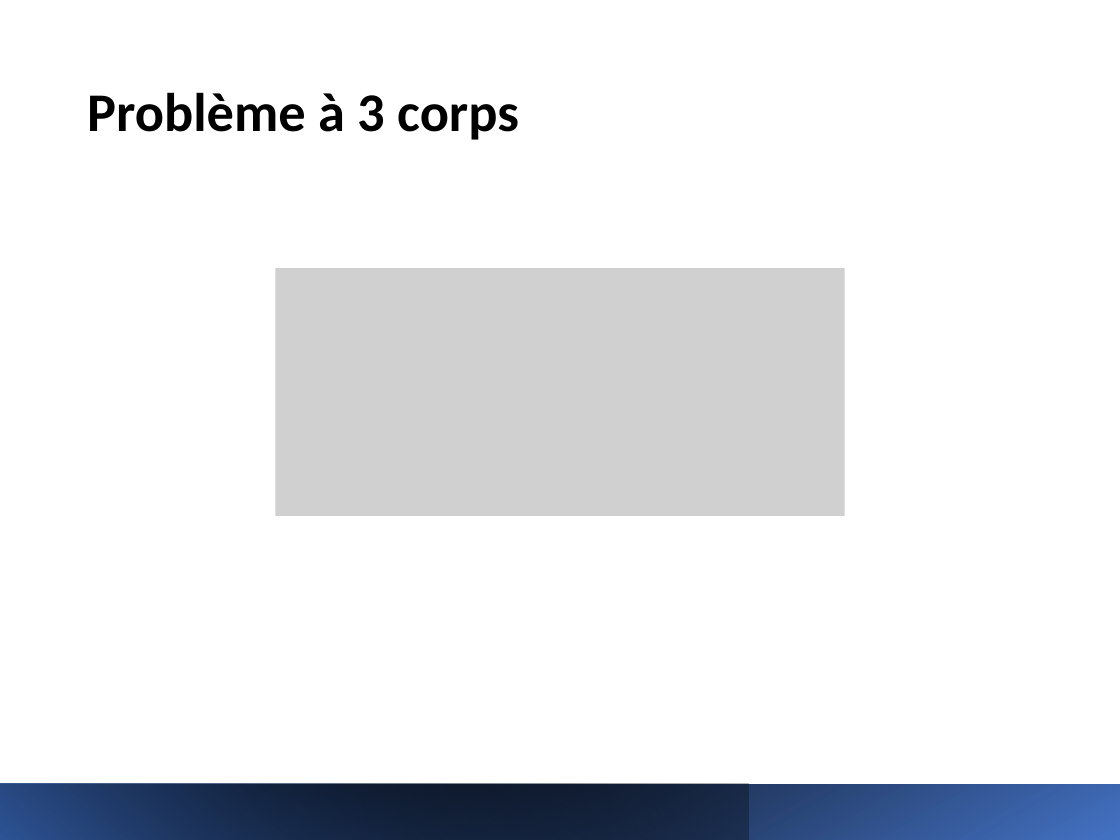
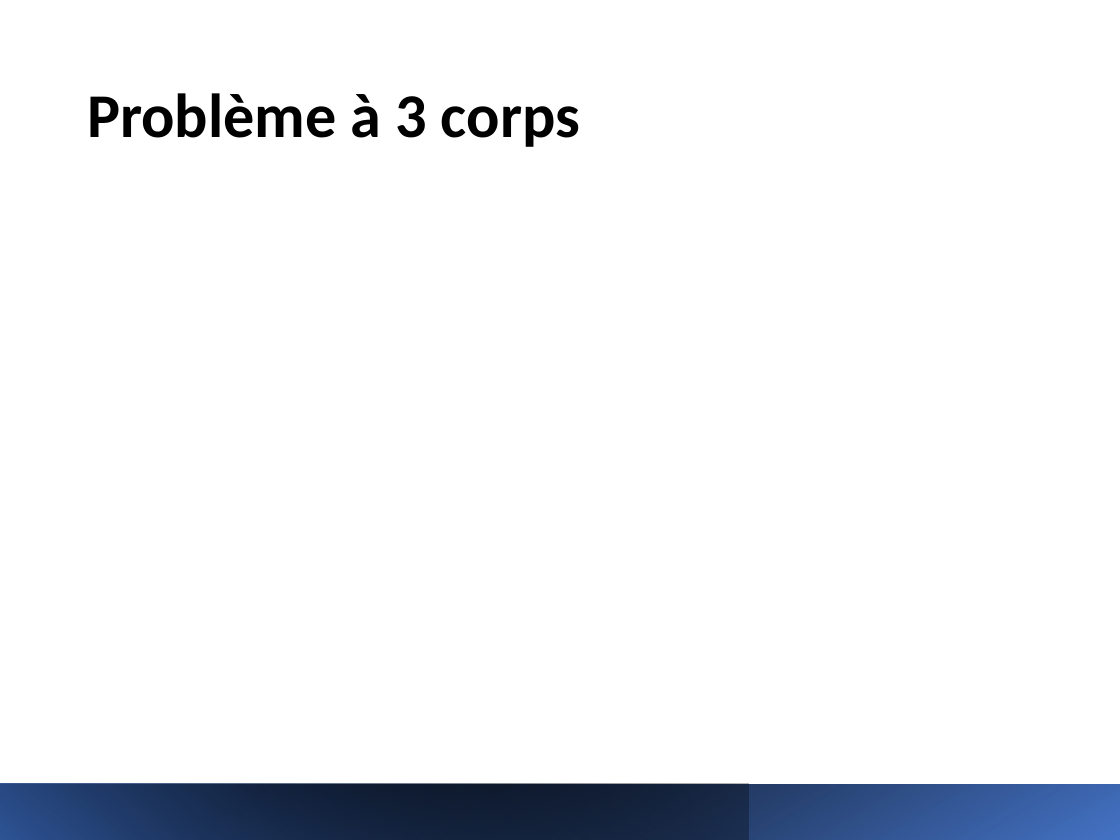
Before and after one commit to LauraElKaim/Project_Three_Body_Problem, a slide deck: slide 7 of beamer/Three_body_problem_powerpoint.pptx. Drawn at 1120x840 pixels with LibreOffice and Linux fonts; fonts in the diff are those of the drawing; grey boxes stand for pictures; background and template pictures are left out. Boxes give left, top, right and bottom in pixels: in the first picture for what was removed or moved away, otherwise in the second. Text is boxed around its words. In the diff, an @@ line names an element or a change of style, - is before the commit and + after.

```diff
--- a/beamer/Three_body_problem_powerpoint.pptx
+++ b/beamer/Three_body_problem_powerpoint.pptx
@@ title "Problème à 3 corps" at (87, 93, 580, 147): size 35 to 40 pt @@
@@ picture removed at (276, 268, 844, 515) @@
```
Also in this commit, not shown: 11 other slides changed, 2 slides added, 5 other files.
